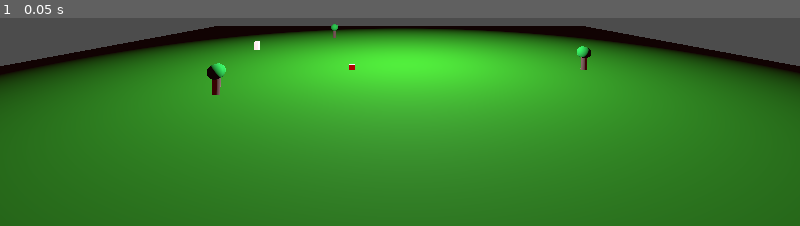
Above: before the commit, frame 1.
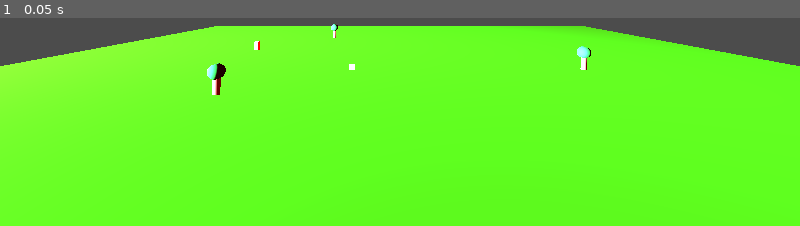
Above: after the commit, the same moment.

Repository: community-godot-germany/community-project-germany
Game: Godot game, scene res://Main.tscn
Two runs of this game, one before a commit and one after it. Both use one fixed random seed, a clock stepped at 60 frames per second and the inputs below.
Inputs:
- Up to frame 1 (0.05 s): no input

The runs differ from the first frame. In frame 1, 91% of the frame differs, in the area x 0-100%, y 2-100%.

Commit message:
update Main scn

Diff:
--- a/GUI/Main.tscn
+++ b/GUI/Main.tscn
@@ -17,10 +17,10 @@
 environment = SubResource( 1 )
 
 [node name="OmniLight" type="OmniLight" parent="World"]
-transform = Transform( 1, 0, 0, 0, 1, 0, 0, 0, 1, 1.40064, 44.889, 0 )
-light_energy = 5.3
+transform = Transform( 1, 0, 0, 0, 1, 0, 0, 0, 1, -187.461, 44.889, 139.688 )
+light_energy = 9.18
 light_indirect_energy = 0.0
-omni_range = 144.0
+omni_range = 994.5
 
 [node name="Camera" type="Spatial" parent="."]
 transform = Transform( 1, 0, 0, 0, 1, 0, 0, 0, 1, 0, 9.407, 80 )
--- a/GUI/demo/demo.tscn
+++ b/GUI/demo/demo.tscn
@@ -115,5 +115,6 @@
 margin_left = 240.0
 margin_right = 316.0
 margin_bottom = 40.0
+
 [connection signal="text_changed" from="LastLaunch/PlayerName/LineEdit" to="." method="_on_LineEdit_text_changed"]
 [connection signal="pressed" from="LastLaunch/Driver/CheckButton" to="." method="_on_CheckButton_pressed"]
--- a/GUI/project.godot
+++ b/GUI/project.godot
@@ -40,6 +40,7 @@
 
 [rendering]
 
+quality/driver/driver_name="GLES2"
 quality/driver/fallback_to_gles2=true
 
 [video]
Not shown, changed: GUI/addons/settings_manager/settings_manager.tscn
